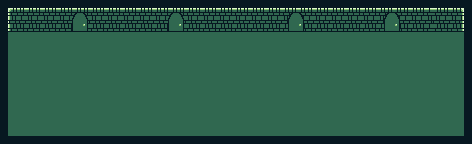
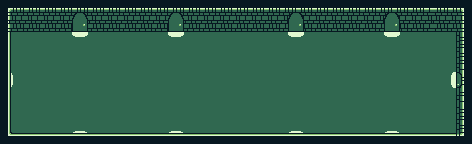
Comparing the layer stacks of the two w=472, h=144 images. Changes:
added layer "Layer 7" above "Layer 6" over bbox(451, 72, 456, 88)
added layer "Layer 6" above "Layer 5" over bbox(456, 72, 464, 88)
added layer "Layer 5" above "Layer 4" over bbox(11, 73, 399, 133)
added layer "Layer 4" above "doors" over bbox(72, 32, 400, 37)
added layer "Layer 3" above "Layer 2" over bbox(8, 32, 464, 136)
